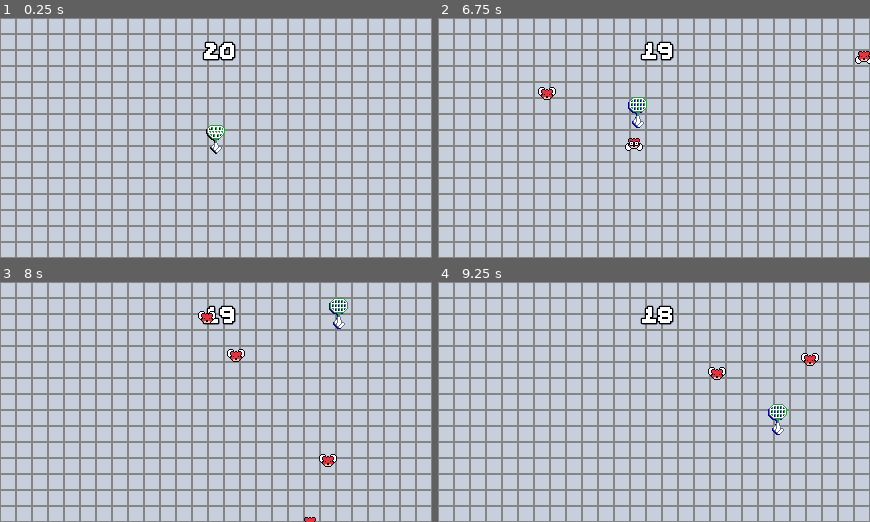
Above: before the commit, frames 1-4 (two rows, left to right).
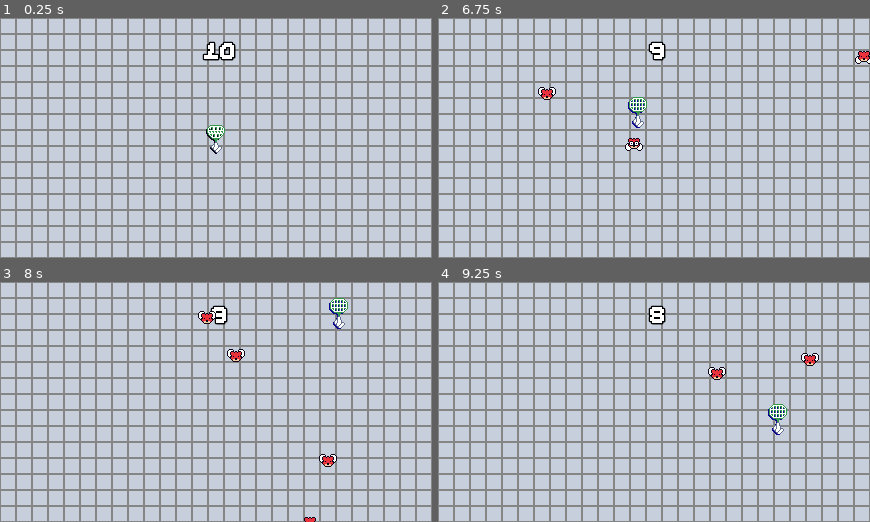
Above: after the commit, the same moments.

Repository: JUB-Yoush/scrimblo-games-vol1
Game: Godot game, scene res://games/flyswat/src/game.tscn
Two runs of this game, one before a commit and one after it. Both use one fixed random seed, a clock stepped at 60 frames per second and the inputs below. This scene is started directly instead of the project's main scene.
Inputs (mouse positions are in pixels of both pictures, inside the frame that each line leads up to):
- Up to frame 1 (0.25 s): no input
- Up to frame 2 (6.75 s): tap Enter (ui_accept) at 0.5, 0.77, 1.07, 1.52, 1.82, 3.02, 3.32, 3.77, 4.07, 4.52, 4.82, 6.02, 6.32 s; move the mouse to (749, 126) at 0.52 s; hold Right (ui_right) 0.53-2.03 s; tap Space (draw) every 0.75 s from 0.6 to 6.6 s; click (749, 126) at 0.67 s; move the mouse to (546, 118) at 1.27 s; click (546, 118) at 1.42 s; move the mouse to (731, 159) at 2.02 s; hold Left (ui_left) 2.03-2.78 s; click (731, 159) at 2.17 s; move the mouse to (576, 111) at 2.77 s; hold Right (ui_right) 2.78-4.28 s; click (576, 111) at 2.92 s; move the mouse to (645, 56) at 3.52 s; click (645, 56) at 3.67 s; move the mouse to (550, 229) at 4.27 s; hold Left (ui_left) 4.28-5.03 s; click (550, 229) at 4.42 s; move the mouse to (783, 92) at 5.02 s; hold Right (ui_right) 5.03-5.78 s; click (783, 92) at 5.17 s; move the mouse to (632, 154) at 5.77 s; hold Left (ui_left) from 5.78 s (still down); click (632, 154) at 5.92 s; move the mouse to (636, 111) at 6.52 s; click (636, 111) at 6.67 s
- Up to frame 3 (8 s): tap Enter (ui_accept) at 6.77, 7.07, 7.52, 7.82 s; move the mouse to (336, 313) at 7.27 s; release Left (ui_left) at 7.28 s; hold Right (ui_right) from 7.28 s (still down); tap Space (draw) at 7.35 s; click (336, 313) at 7.42 s
- Up to frame 4 (9.25 s): keep holding Right (ui_right); move the mouse to (666, 356) at 8.02 s; tap Space (draw) at 8.1, 8.85 s; click (666, 356) at 8.17 s; move the mouse to (779, 418) at 8.77 s; click (779, 418) at 8.92 s; tap Enter (ui_accept) at 9.02 s

The runs differ from the first frame. In frame 1, 0.1% of the frame differs, in the area x 46-51%, y 9-16%; in frame 2, 0.5%, in the area x 46-55%, y 9-18%; in frame 3, 0.4%; in frame 4, 0.5%.

Commit message:
brick by brick... bricklayer is eppy tho

Diff:
--- a/games/flyswat/src/game.gd
+++ b/games/flyswat/src/game.gd
@@ -5,7 +5,7 @@
 signal game_over(result)
 const PROMPT = "SWAT"
 
-var remaining := 20:
+var remaining := 10:
 	set(value):
 		remaining = value
 		if remaining == 0:
--- a/games/mushroom/src/game.gd
+++ b/games/mushroom/src/game.gd
@@ -6,11 +6,19 @@
 
 const PROMPT = "MUSHROOM"
 
+signal game_over(result)
+
 var mushroomScene:PackedScene = load("res://games/mushroom/src/mushroom.tscn")
-var collected_count = 0
+var collected_count = 0:
+	set(value):
+		if collected_count == required:
+			%AnimationPlayer.play('win')
+			await %AnimationPlayer.animation_finished
+			game_over.emit(1)
+
 var required = 10
 var player_speed := 125.0
-var spawn_range = 250
+var spawn_range = 300
 var eating = false
 enum GAME_STATE {SETUP,PLAYING,DONE}
 
@@ -25,7 +33,7 @@
 	shroomTimer.timeout.connect(
 		func():
 		var newShroom = mushroomScene.instantiate()
-		newShroom.position.x = randf_range(65,spawn_range)
+		newShroom.position.x = randf_range(80,spawn_range)
 		newShroom.position.y = 0
 		newShroom.collected.connect(func(): collected_count+=1)
 		add_child(newShroom)
@@ -55,4 +63,8 @@
 	eating = true
 	%AnimationPlayer.play("eat")
 	await %AnimationPlayer.animation_finished
+	collected_count += 1
 	eating = false
+
+func lose():
+	game_over.emit(0)
--- a/games/mushroom/src/game.tscn
+++ b/games/mushroom/src/game.tscn
@@ -139,18 +139,35 @@
 "values": [1, 0, 1, 2]
 }
 
+[sub_resource type="Animation" id="Animation_y3jm0"]
+resource_name = "win"
+tracks/0/type = "value"
+tracks/0/imported = false
+tracks/0/enabled = true
+tracks/0/path = NodePath("Sprite2D:frame")
+tracks/0/interp = 1
+tracks/0/loop_wrap = true
+tracks/0/keys = {
+"times": PackedFloat32Array(0),
+"transitions": PackedFloat32Array(1),
+"update": 1,
+"values": [3]
+}
+
 [sub_resource type="AnimationLibrary" id="AnimationLibrary_o6i8j"]
 _data = {
 "RESET": SubResource("Animation_4sm4a"),
 "eat": SubResource("Animation_4lxo1"),
 "idle": SubResource("Animation_2c13u"),
 "start": SubResource("Animation_8037u"),
-"walk": SubResource("Animation_f8cv7")
+"walk": SubResource("Animation_f8cv7"),
+"win": SubResource("Animation_y3jm0")
 }
 
 [node name="Game" type="Node2D"]
 script = ExtResource("1_wfl7i")
 metadata/_edit_vertical_guides_ = [78.0]
+metadata/_edit_horizontal_guides_ = [230.0]
 
 [node name="bg" type="TextureRect" parent="."]
 material = SubResource("ShaderMaterial_om2m6")
--- a/games/mushroom/src/mushroom.gd
+++ b/games/mushroom/src/mushroom.gd
@@ -14,6 +14,9 @@
 # Called every frame. 'delta' is the elapsed time since the previous frame.
 func _process(delta: float) -> void:
 	position.y += speed * delta
+	if position.y > 230:
+		get_parent().lose()
+
 
 func _on_body_entered(body:PhysicsBody2D):
 	print('area entered')
--- a/main.gd
+++ b/main.gd
@@ -1,8 +1,10 @@
 extends Node2D
 
-var microgames:Array[String] = ["quickdraw","yiik","flyswat","yudumsort",]
+#var microgames:Array[String] = ["quickdraw","yiik","flyswat","yudumsort",]
+var microgames:Array[String] = ["mushroom"]
 var playedGames:Array[String] = []
 var result:bool
+
 var lives:int = 3:
 	set(value):
 		%Lifebar.visible = true
@@ -53,16 +55,15 @@
 	return gameString
 
 
-func play_game(gameInstance):
+func play_game(gameInstance,gameString):
 	gameParent.add_child(gameInstance)
 	gameInstance.game_over.connect(func(res): result = res )
 	await gameInstance.game_over
-
+	gameInstance.queue_free()
 	print('game is over now bye')
 	if result == true:
 		playedGames.append(gameString)
 		score += 2
-		gameInstance.get_child(0).queue_free()
 	else:
 		playedGames.append(gameString)
 		score -= 1
@@ -80,11 +81,12 @@
 	%ProgressUi.visible = true
 	move_scrimblo()
 	await get_tree().create_timer(.5).timeout
-	var nextGame:PackedScene = load(select_game()).instatiate()
+	var game_string = select_game()
+	var nextGame = load(game_string).instantiate()
 	%PromptText.text = nextGame.PROMPT
 	%Prompt.visible = true
 	await get_tree().create_timer(1).timeout
 	%ProgressUi.visible = false
 	animPlayer.play("open")
 	%Prompt.visible = false
-	play_game(nextGame)
+	play_game(nextGame,game_string)
--- a/menu/settings.tscn
+++ b/menu/settings.tscn
@@ -33,6 +33,7 @@
 theme_override_constants/margin_right = 250
 
 [node name="VolumeSlider" type="HSlider" parent="MarginContainer/VBoxContainer/MarginContainer"]
+unique_name_in_owner = true
 layout_mode = 2
 
 [node name="VsyncBox" type="CheckBox" parent="MarginContainer/VBoxContainer"]
--- a/menu/settingsmenu.gd
+++ b/menu/settingsmenu.gd
@@ -1,7 +1,8 @@
 extends Control
 
-#https://youtu.be/YsdkcPV0BAo?si=iHuca-ZZmBHAL_V1
-# Called when the node enters the scene tree for the first time.
+var audio_bus_name := "Master"
+
+@onready var _bus := AudioServer.get_bus_index(audio_bus_name)
 
 #const WINDOW_MODE_ARRAY =[[432,240],[864,480]]
 const BASE_RESOLUTION = Vector2i(432,240)
@@ -22,6 +23,9 @@
 }
 
 func _ready() -> void:
+	%VolumeSlider.value_changed.connect(func(value):AudioServer.set_bus_volume_db(_bus,linear_to_db(value)))
+
+
 	%VsyncBox.toggled.connect(
 	func(state):
 		if state == true:
Not shown: 1 places in games/mushroom/src/game.tscn that only renumber resources
